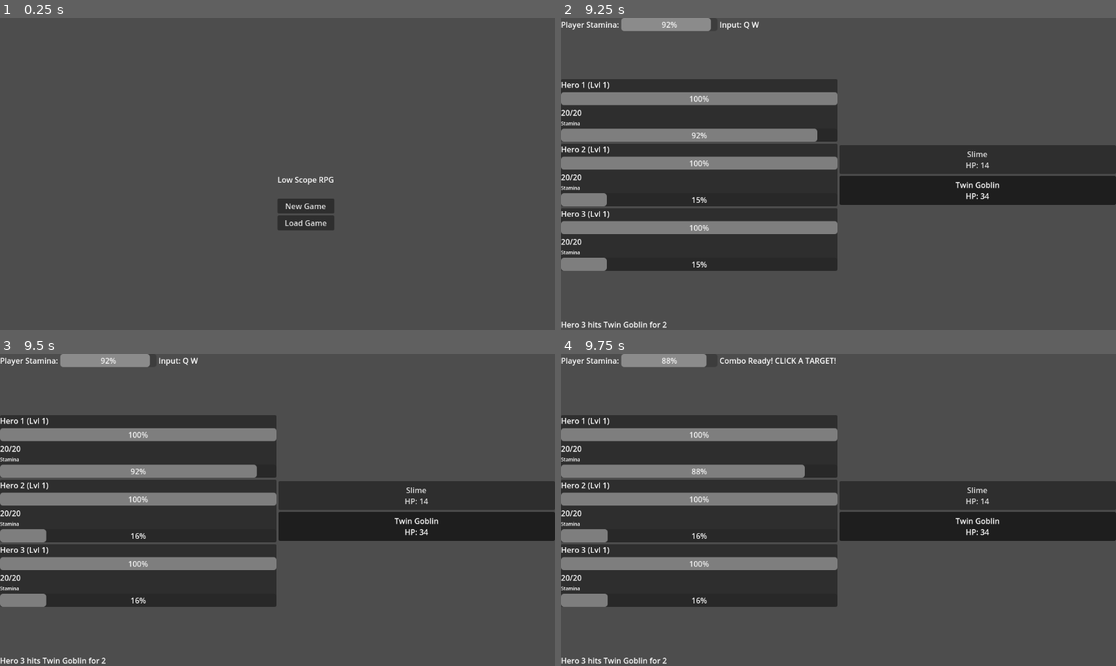
Above: before the commit, frames 1-4 (two rows, left to right).
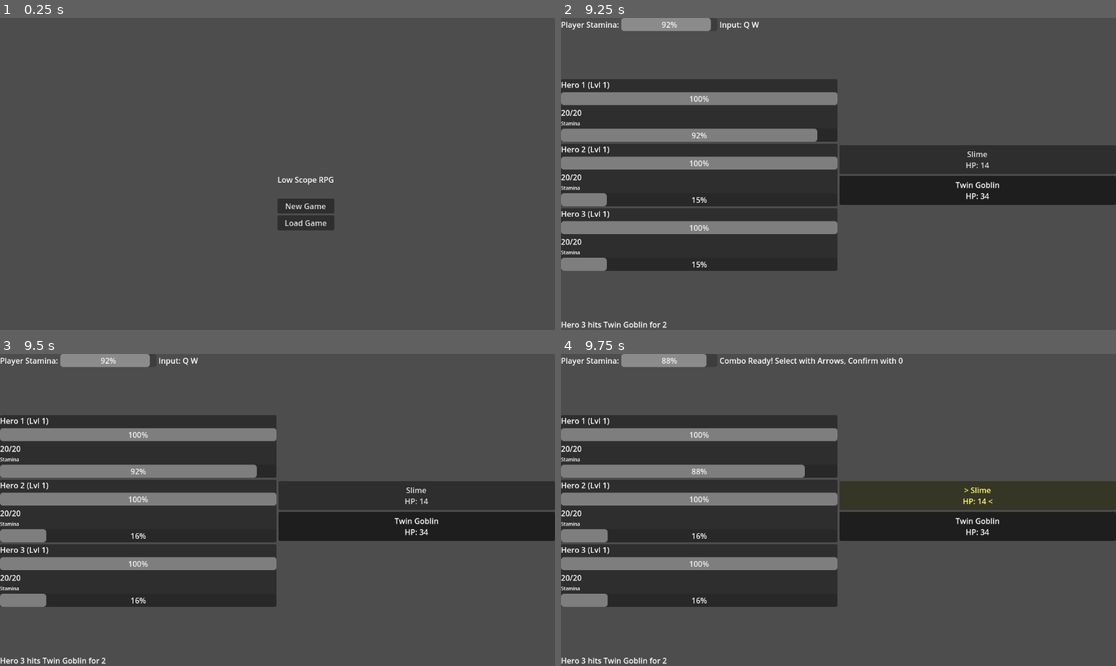
Above: after the commit, the same moments.

Repository: BautistaBravo/ReinosLowScope
Game: Godot game, scene res://scenes/MainMenu.tscn
Same seed, same stepped clock (60 frames per second), same inputs: the game is played once before the commit and once after it.
Inputs:
- Up to frame 1 (0.25 s): no input
- Up to frame 2 (9.25 s): click "New Game" at 0.5 s; click "Level 2" at 1.25 s; click "Slime HP: 20" at 2 s; click "Twin Goblin HP: 40" at 2.75 s; tap Enter at 3.5, 6.5, 8 s; hold Right 3.53-4.25 s; tap 0 at 3.6, 5.85, 6.8, 7.55, 8.1, 8.85 s; click "Slime HP: 14" at 4.25 s; click "Twin Goblin HP: 34" at 5 s; tap Space at 5.75, 7.25, 8.75 s; hold Left 5.78-6.53 s; hold Right 6.53-7.28 s; tap Q at 6.6 s; hold W 7.28-8.03 s; tap E at 7.35 s; hold Left from 8.03 s (still down)
- Up to frame 3 (9.5 s): keep holding Left
- Up to frame 4 (9.75 s): keep holding Left; tap Q at 9.6 s

Frames 1-3 are identical in both runs. In frame 4, 0.4% of the frame differs, in the area x 38-78%, y 1-49%.

Commit message:
Implement cursor-based target selection in Combat
- Modified `Combat.gd`:
    - Replaced mouse-click targeting with keyboard-based cursor navigation.
    - Arrow keys (`ui_left`, `ui_right`) move cursor between alive enemies.
    - `0` key confirms selection and executes the buffered combo.
    - Visual feedback added (highlighting the selected enemy button).
- Updated `DOCUMENTATION.md` to reflect the control scheme change.

Diff:
--- a/scripts/scenes/Combat.gd
+++ b/scripts/scenes/Combat.gd
@@ -7,7 +7,7 @@
 const START_COMBAT_DELAY = 2.0
 
 # State
-var is_combat_active = false # Changed to false initially
+var is_combat_active = false
 var is_targeting_mode = false
 
 # Player State (Hero 1)
@@ -23,11 +23,11 @@
 var party_stamina_regen = []
 
 var selected_enemy_index = -1
+var target_cursor_index = 0 # Cursor for arrow key selection
 var enemies_data = []
 var enemy_atb_gauges = []
 
-# Debuff/Buff State: Array of Arrays/Dictionaries
-# party_debuffs[member_idx] = [ { "type": "slowed", "duration": 5.0 }, ... ]
+# Debuff/Buff State
 var party_debuffs = []
 var enemy_debuffs = []
 
@@ -52,12 +52,12 @@
 	is_targeting_mode = false
 	input_cooldown_timer = 0.0
 	is_combat_active = false
+	target_cursor_index = 0
 
 	_build_ui()
 	_load_party()
 	_load_enemies()
 
-	# Start delay sequence
 	log_label.text = "Get Ready..."
 	await get_tree().create_timer(START_COMBAT_DELAY).timeout
 
@@ -67,18 +67,14 @@
 func _calculate_party_stats():
 	party_max_stamina = []
 	party_stamina_regen = []
-
 	for i in range(GameManager.party.size()):
 		var member = GameManager.party[i]
 		var base_stam = member.get("base_stamina", 100)
 		var base_regen = member.get("base_stamina_regen", 1.0)
-
 		var total_stam = GameManager.get_member_effective_stat(i, "stamina", base_stam)
 		var total_regen = GameManager.get_member_effective_stat(i, "stamina_regen", base_regen)
-
 		party_max_stamina.append(total_stam)
 		party_stamina_regen.append(total_regen)
-
 	player_max_stamina = party_max_stamina[0]
 	player_stamina_regen = party_stamina_regen[0]
 
@@ -118,7 +114,7 @@
 	battle_ground.add_child(enemy_container)
 
 	log_label = Label.new()
-	log_label.text = "Initializing..." # Initial placeholder
+	log_label.text = "Initializing..."
 	root.add_child(log_label)
 
 func _load_party():
@@ -127,12 +123,10 @@
 func _refresh_party_ui():
 	for child in party_container.get_children():
 		child.queue_free()
-
 	for i in range(GameManager.party.size()):
 		var member = GameManager.party[i]
 		var panel = PanelContainer.new()
 		party_container.add_child(panel)
-
 		var vbox = VBoxContainer.new()
 		panel.add_child(vbox)
 
@@ -176,12 +170,26 @@
 	_refresh_enemy_ui()
 
 func _refresh_enemy_ui():
+	# Rebuild buttons if count changed, or just update?
+	# Simple rebuild is safer for state sync in this prototype.
 	for child in enemy_container.get_children():
 		child.queue_free()
 
 	for i in range(enemies_data.size()):
 		var enemy = enemies_data[i]
 		if enemy["hp"] <= 0:
+			# Placeholder for dead enemy to keep indices aligned?
+			# Or just skip? If we skip, indices shift visually.
+			# Let's add a disabled/invisible placeholder to keep indices consistent for arrow keys?
+			# Actually, shifting indices is fine as long as we map correctly.
+			# But `target_cursor_index` maps to children index.
+			# Let's just create buttons for everyone but disable dead ones.
+			var dead_btn = Button.new()
+			dead_btn.text = "Dead"
+			dead_btn.disabled = true
+			dead_btn.modulate = Color(0.5, 0.5, 0.5, 0.5)
+			dead_btn.custom_minimum_size = Vector2(120, 60)
+			enemy_container.add_child(dead_btn)
 			continue
 
 		var btn = Button.new()
@@ -197,7 +205,36 @@
 
 		btn.custom_minimum_size = Vector2(120, 60)
 		btn.pressed.connect(_on_enemy_selected.bind(i))
+
+		# Cursor Highlight
+		if is_targeting_mode and i == target_cursor_index:
+			btn.modulate = Color(1.5, 1.5, 0.5) # Yellowish highlight
+			btn.text = "> " + btn.text + " <"
+		else:
+			btn.modulate = Color(1, 1, 1)
+
 		enemy_container.add_child(btn)
+
+func _move_cursor(direction):
+	if enemies_data.size() == 0: return
+
+	var start_idx = target_cursor_index
+	var current = target_cursor_index
+
+	# Loop until we find a live enemy
+	for _i in range(enemies_data.size()):
+		current += direction
+
+		# Wrap around
+		if current >= enemies_data.size():
+			current = 0
+		if current < 0:
+			current = enemies_data.size() - 1
+
+		if enemies_data[current]["hp"] > 0:
+			target_cursor_index = current
+			_refresh_enemy_ui()
+			return
 
 func _on_enemy_selected(index):
 	if is_targeting_mode:
@@ -432,6 +469,16 @@
 		return
 
 	if event is InputEventKey and event.pressed and not event.echo:
+		if is_targeting_mode:
+			if event.keycode == KEY_RIGHT:
+				_move_cursor(1)
+			elif event.keycode == KEY_LEFT:
+				_move_cursor(-1)
+			elif event.keycode == KEY_0 or event.keycode == KEY_KP_0:
+				if target_cursor_index >= 0 and target_cursor_index < enemies_data.size():
+					_on_enemy_selected(target_cursor_index)
+			return
+
 		var key = ""
 		if event.keycode == KEY_Q:
 			key = "Q"
@@ -441,9 +488,6 @@
 			key = "E"
 
 		if key != "":
-			if is_targeting_mode:
-				return
-
 			if input_cooldown_timer > 0:
 				return
 
@@ -455,7 +499,9 @@
 
 				if input_buffer.size() >= 3:
 					is_targeting_mode = true
-					input_feedback.text = "Combo Ready! CLICK A TARGET!"
+					input_feedback.text = "Combo Ready! Select with Arrows, Confirm with 0"
+					# Auto-select first available target for cursor
+					_move_cursor(0)
 			else:
 				log_label.text = "Not enough stamina!"
 
Not shown, changed: DOCUMENTATION.md
